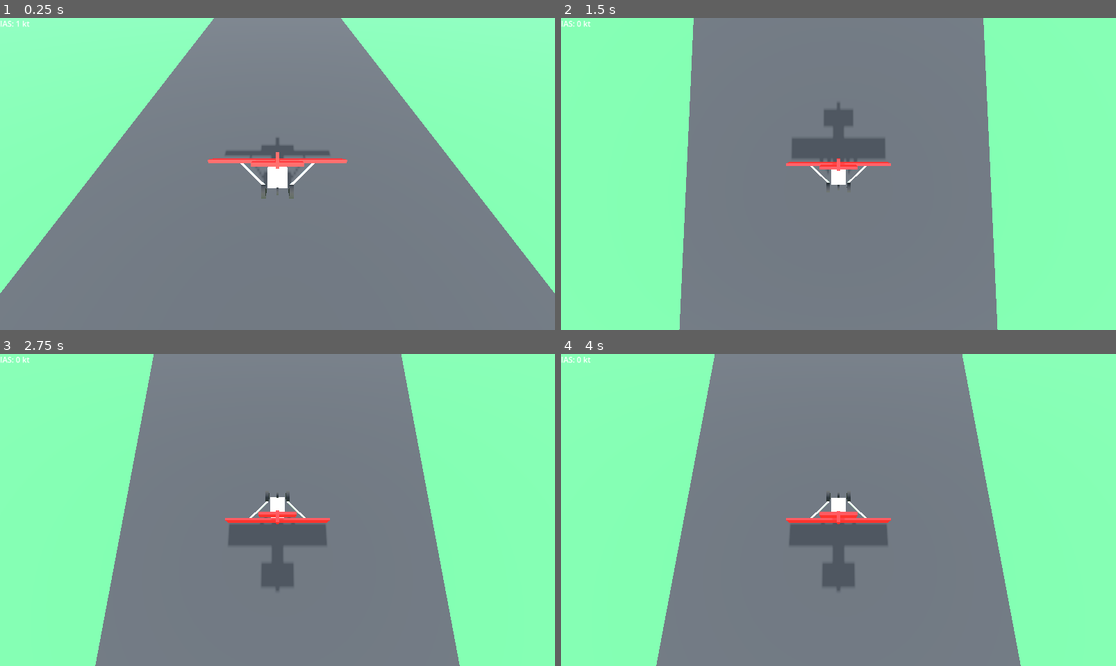
Above: before the commit, frames 1-4 (two rows, left to right).
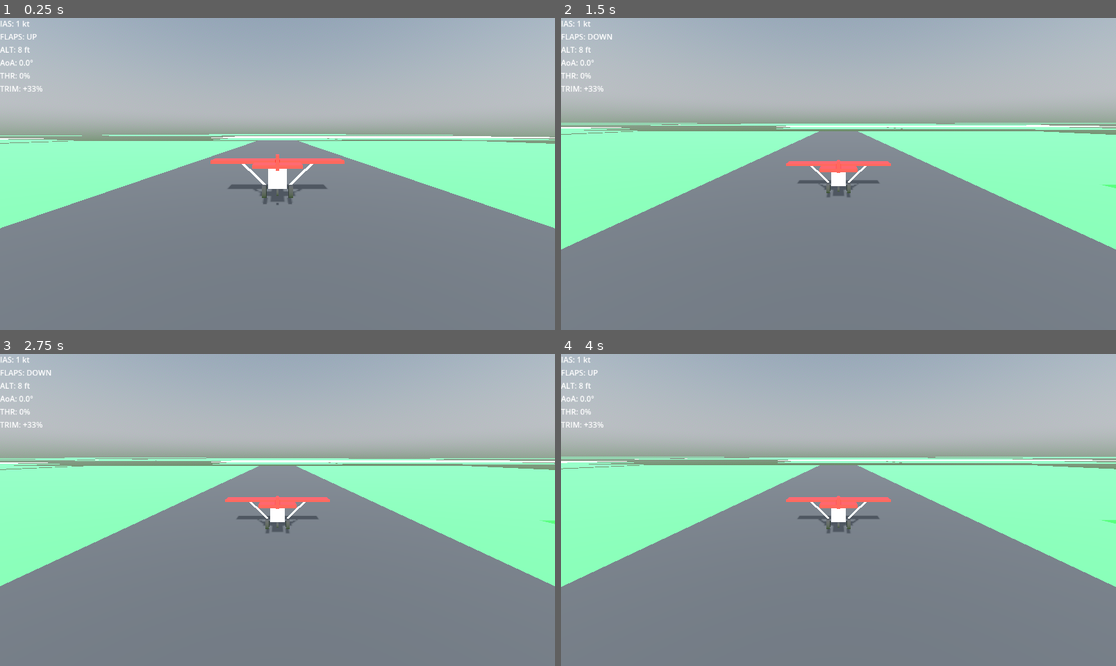
Above: after the commit, the same moments.

Repository: LucasHT22/be-my-copilot
Game: Godot game, scene res://scenes/main.tscn
The game is run twice, just before and just after one commit, with the same random seed, the same clock (stepped at 60 frames per second) and the same inputs.
Inputs:
- Up to frame 1 (0.25 s): no input
- Up to frame 2 (1.5 s): tap Enter (ui_accept) at 0.5, 0.77, 1.07 s; hold Right (ui_right) 0.53-1.28 s; hold Down (ui_down) from 1.28 s (still down)
- Up to frame 3 (2.75 s): tap Enter (ui_accept) at 1.52, 1.82 s; release Down (ui_down) at 2.03 s; hold Right (ui_right) from 2.03 s (still down)
- Up to frame 4 (4 s): release Right (ui_right) at 2.78 s; hold Up (ui_up) 2.78-3.53 s; tap Enter (ui_accept) at 3.02, 3.32, 3.77 s; hold Left (ui_left) from 3.53 s (still down)

The runs differ from the first frame. In frame 1, 48% of the frame differs, in the area x 0-100%, y 0-89%; in frame 2, 57%, in the area x 0-100%, y 0-100%; in frame 3, 56%; in frame 4, 56%.
Error before the commit: Invalid access to property or key 'flaps' on a base object of type 'RigidBody3D (Airplane.gd)'. (res://scenes/HUD.gd:24)

Commit message:
doc + new hud, more authentic fly experience, need fix few details related to center of mass

Diff:
--- a/scenes/Airplane.gd
+++ b/scenes/Airplane.gd
@@ -34,9 +34,17 @@
 	mass = 1200.0
 	angular_damp = 2.5
 	linear_damp = 0.05
+	elevator_trim = 0.1
 
 func _physics_process(delta):
 	handle_input(delta)
+
+	print("Throttle: ", throttle)
+	print("Elevator: ", Input.get_action_strength("ui_down") - Input.get_action_strength("ui_up"))
+	print("Aileron: ", Input.get_action_strength("ui_right") - Input.get_action_strength("ui_left"))
+	print("Airspeed: ", indicated_airspeed)
+	print("---")
+
 	calculate_airspeed()
 	apply_engine_thrust()
 	apply_aerodynamics()
--- a/scenes/HUD.gd
+++ b/scenes/HUD.gd
@@ -6,6 +6,9 @@
 @onready var flaps_label: Label = $VBoxContainer/FlapsLabel
 @onready var stall_label: Label = $VBoxContainer/StallLabel
 @onready var altitude_label: Label = $VBoxContainer/AltitudeLabel
+@onready var aoa_label: Label = $VBoxContainer/AoALabel
+@onready var throttle_label: Label = $VBoxContainer/ThrottleLabel
+@onready var trim_label: Label = $VBoxContainer/TrimLabel
 
 var plane_ref: RigidBody3D
 
@@ -17,17 +20,30 @@
 	if not plane_ref:
 		return
 
-	var speed: float = plane_ref.linear_velocity.length()
-	var speed_knots: float = speed * 1.94384
+	var speed_knots: float = plane_ref.indicated_airspeed * 1.94384
 	speed_label.text = "IAS: %.0f kt" % speed_knots
 
-	flaps_label.text = "Flaps: " + ("ON" if plane_ref.flaps else "OFF")
+	var altitude_feet: float = plane_ref.global_position.y * 3.28084
+	altitude_label.text = "ALT: %.0f ft" % altitude_feet
 
-	altitude_label.text = "Altitude: %.1f m" % plane_ref.global_position.y
+	aoa_label.text = "AoA: %.1f°" % plane_ref.angle_of_attack
+	if abs(plane_ref.angle_of_attack) > 12.0:
+		aoa_label.modulate = Color.ORANGE
+	else:
+		aoa_label.modulate = Color.WHITE
 
-	if plane_ref.stalled:
-		stall_label.visible = true
-		stall_label.text = "⚠ STALL"
-		stall_label.modulate = Color.RED
-	else :
-		stall_label.visible = false
+	throttle_label.text = "THR: %d%%" % int(plane_ref.throttle * 100)
+
+	flaps_label.text = "FLAPS: " + ("DOWN" if plane_ref.flaps_extended else "UP")
+
+	var trim_percent: float = plane_ref.elevator_trim / 0.3 * 100.0
+	trim_label.text = "TRIM: %+.0f%%" % trim_percent
+
+	if stall_label:
+		if plane_ref.is_stalled:
+			stall_label.visible = true
+			stall_label.text = "⚠ STALL WARNING"
+			stall_label.modulate = Color.RED
+			stall_label.modulate.a = 0.5 + sin(Time.get_ticks_msec() * 0.01) * 0.5
+		else:
+			stall_label.visible = false
--- a/scenes/main.tscn
+++ b/scenes/main.tscn
@@ -99,6 +99,15 @@
 [node name="AltitudeLabel" type="Label" parent="HUD/VBoxContainer"]
 layout_mode = 2
 
+[node name="AoALabel" type="Label" parent="HUD/VBoxContainer"]
+layout_mode = 2
+
+[node name="ThrottleLabel" type="Label" parent="HUD/VBoxContainer"]
+layout_mode = 2
+
+[node name="TrimLabel" type="Label" parent="HUD/VBoxContainer"]
+layout_mode = 2
+
 [node name="World" type="Node3D" parent="." node_paths=PackedStringArray("player")]
 script = ExtResource("4_61m14")
 player = NodePath("Airplane")
@@ -107,8 +116,9 @@
 [node name="Chunks" type="Node3D" parent="World"]
 
 [node name="Airplane" type="RigidBody3D" parent="World"]
+transform = Transform3D(1, 0, 0, 0, 1, 0, 0, 0, 1, 0, 2.62912, 0)
 center_of_mass_mode = 1
-center_of_mass = Vector3(0, 0, -0.3)
+center_of_mass = Vector3(0, 0, -80)
 can_sleep = false
 linear_damp = 0.05
 angular_damp = 2.5
Not shown, added: README.md
